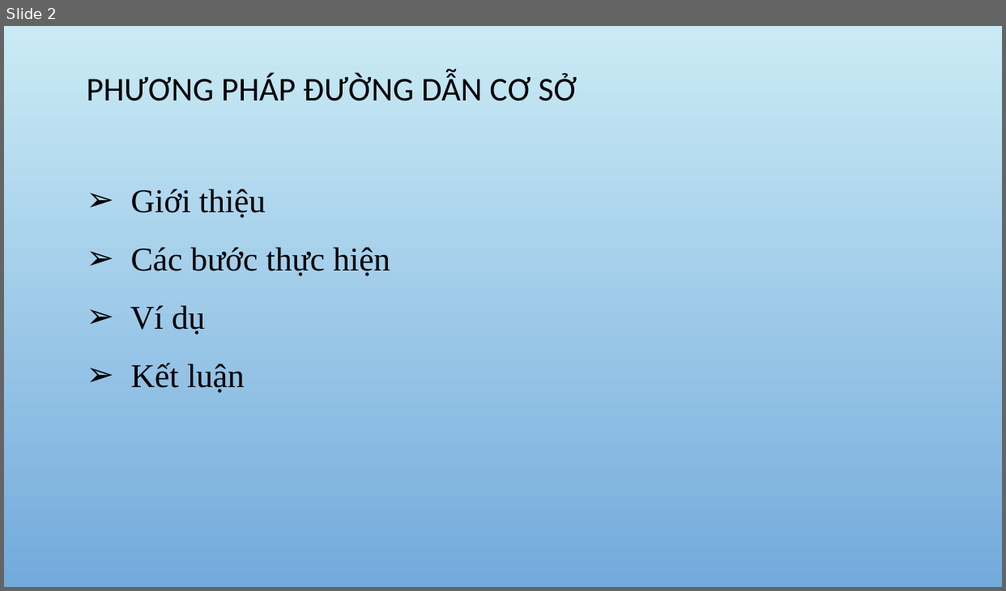
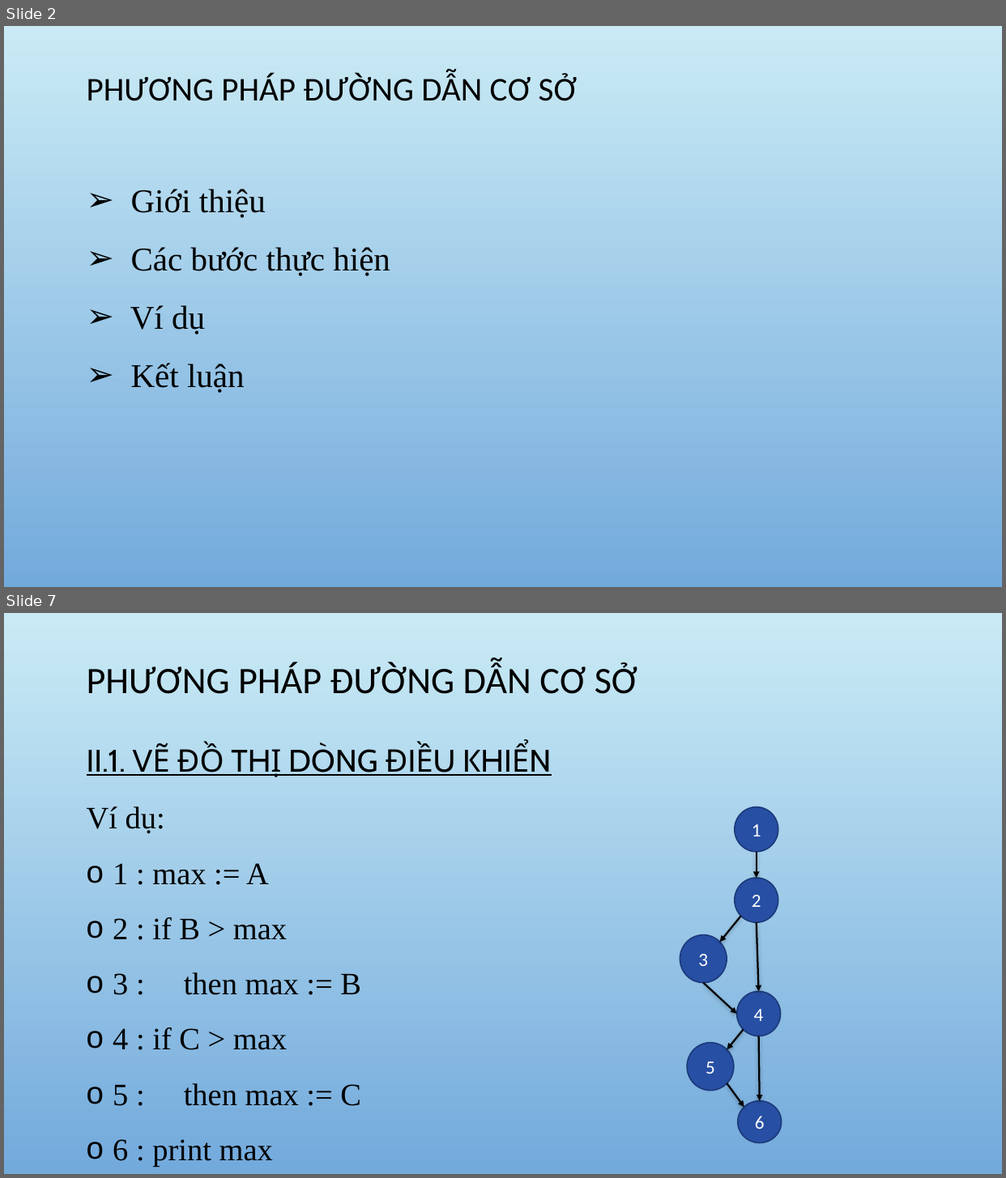
Before and after one commit to DoAnCNDD/CNDD, a slide deck: CNPM.pptx. Shown one above the other, each under a label of ours: slide 2 before the commit, slides 2 and 7 after it; the slides between them are not shown. The pictures are 1006x591 and 1006x1178 pixels, drawn with LibreOffice and Linux fonts; fonts in the diff are those of the drawing; background and template pictures are left out. Boxes give left, top, right and bottom in pixels: in the first picture for what was removed or moved away, otherwise in the second. Text is boxed around its words. In the diff, an @@ line names an element or a change of style, - is before the commit and + after.

```diff
--- a/CNPM.pptx
+++ b/CNPM.pptx
@@ slide 7 added at (4, 613, 1002, 1174), background picture (left out) @@
@@ title added at (87, 662, 637, 694), 36 pt, text #000000 @@
+PHƯƠNG PHÁP ĐƯỜNG DẪN CƠ SỞ
@@ text added at (87, 743, 377, 776), 30 pt, text #000000, underline @@
+II.1. VẼ ĐỒ THỊ DÒNG ĐIỀU KHIỂN
@@ text added at (87, 807, 361, 1167), 30 pt, text #000000 @@
+Ví dụ:
+o 1 : max := A
+o 2 : if B > max
+o 3 : then max := B
+o 4 : if C > max
+o 5 : then max := C
+o 6 : print max
@@ ellipse added at (735, 807, 778, 852), fill #274FA4, outline #1D3A79 1.25 pt, 18 pt, text #FFFFFF @@
+1
@@ arrow added from (756, 852) to (756, 878), #000000 1.75 pt @@
@@ ellipse added at (735, 878, 778, 923), fill #274FA4, outline #1D3A79 1.25 pt, 18 pt, text #FFFFFF @@
+2
@@ arrow added from (741, 916) to (720, 943), #000000 1.75 pt @@
@@ arrow added from (756, 923) to (759, 992), #000000 1.75 pt @@
@@ ellipse added at (680, 935, 727, 983), fill #274FA4, outline #1D3A79 1.25 pt, 18 pt, text #FFFFFF @@
+3
@@ arrow added from (703, 983) to (737, 1014), #000000 1.75 pt @@
@@ ellipse added at (737, 992, 780, 1037), fill #274FA4, outline #1D3A79 1.25 pt, 18 pt, text #FFFFFF @@
+4
@@ ellipse added at (687, 1043, 733, 1091), fill #274FA4, outline #1D3A79 1.25 pt, 18 pt, text #FFFFFF @@
+5
@@ arrow added from (744, 1030) to (727, 1050), #000000 1.75 pt @@
@@ arrow added from (759, 1037) to (760, 1101), #000000 1.75 pt @@
@@ arrow added from (727, 1084) to (744, 1107), #000000 1.75 pt @@
@@ ellipse added at (738, 1101, 781, 1143), fill #274FA4, outline #1D3A79 1.25 pt, 18 pt, text #FFFFFF @@
+6
```
Also in this commit, not shown: 3 slides changed, 3 other slides added.
